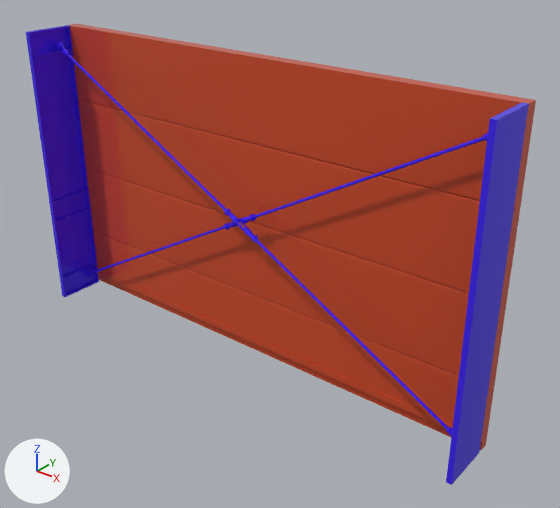
One commit to the glTF model assets/3DModels/WallsAndRoof/Wall_C.glb: the scene before it, then after it.
Before and after are seen from a 50 mm camera at (13.85, -10.22, 8.76) aimed at (5.75, -0.09, 2.49). Arrows for +X, +Y and +Z are at lower left; the lights stay in place. The first picture is the older version. Vertices at exactly the same position are counted once.

Names of what the first picture shows: 'Wall_C'.
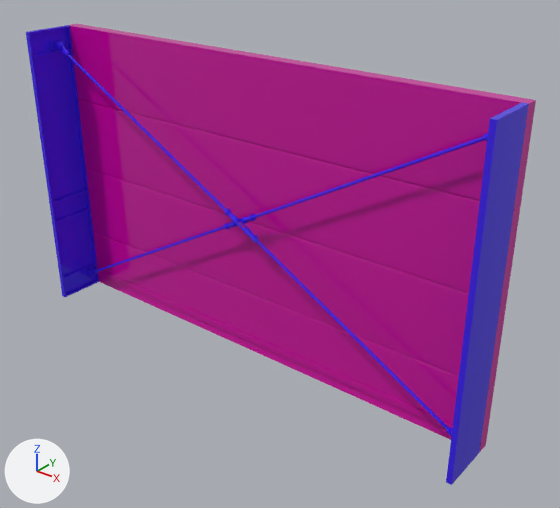
Where the change shows, as pixel boxes (x1, y1, x2, y2) in the pictures (560 x 508 px):
part 1 of me_wall_c, recoloured
    both: (69, 23, 536, 451)

Diff of the bpy script that builds the scene:
```diff
--- a/assets/3DModels/WallsAndRoof/Wall_C.glb.py
+++ b/assets/3DModels/WallsAndRoof/Wall_C.glb.py
@@ mat_wall_02 @@
+mat_wall_02 = principled_material('Wall_02')
+mat_wall_02.base_color = (0.613, 0.000887, 0.34)  # pink #cd039e
+mat_wall_02.roughness = 0.0
@@ me_wall_c @@
 me_wall_c.from_pydata(...)  # 6754 vertices, 13084 faces; spans x 0.0..10.0, y -1.0..0.25, z 0.0..6.0
 # used by ob_wall_c; location = (0.0, 0.0, 0.0)
+# me_wall_c part 1: all 220 faces that had it switch from mat_wall_01 (orange #cd4b27) to mat_wall_02 (pink #cd039e)
 me_wall_c.materials.append(mat_framing_01)
```
